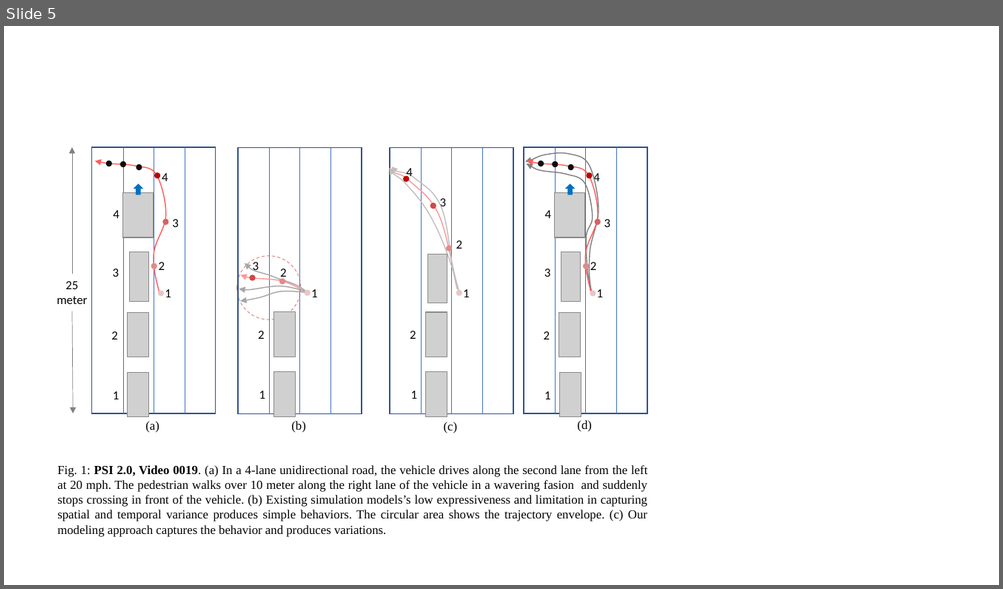
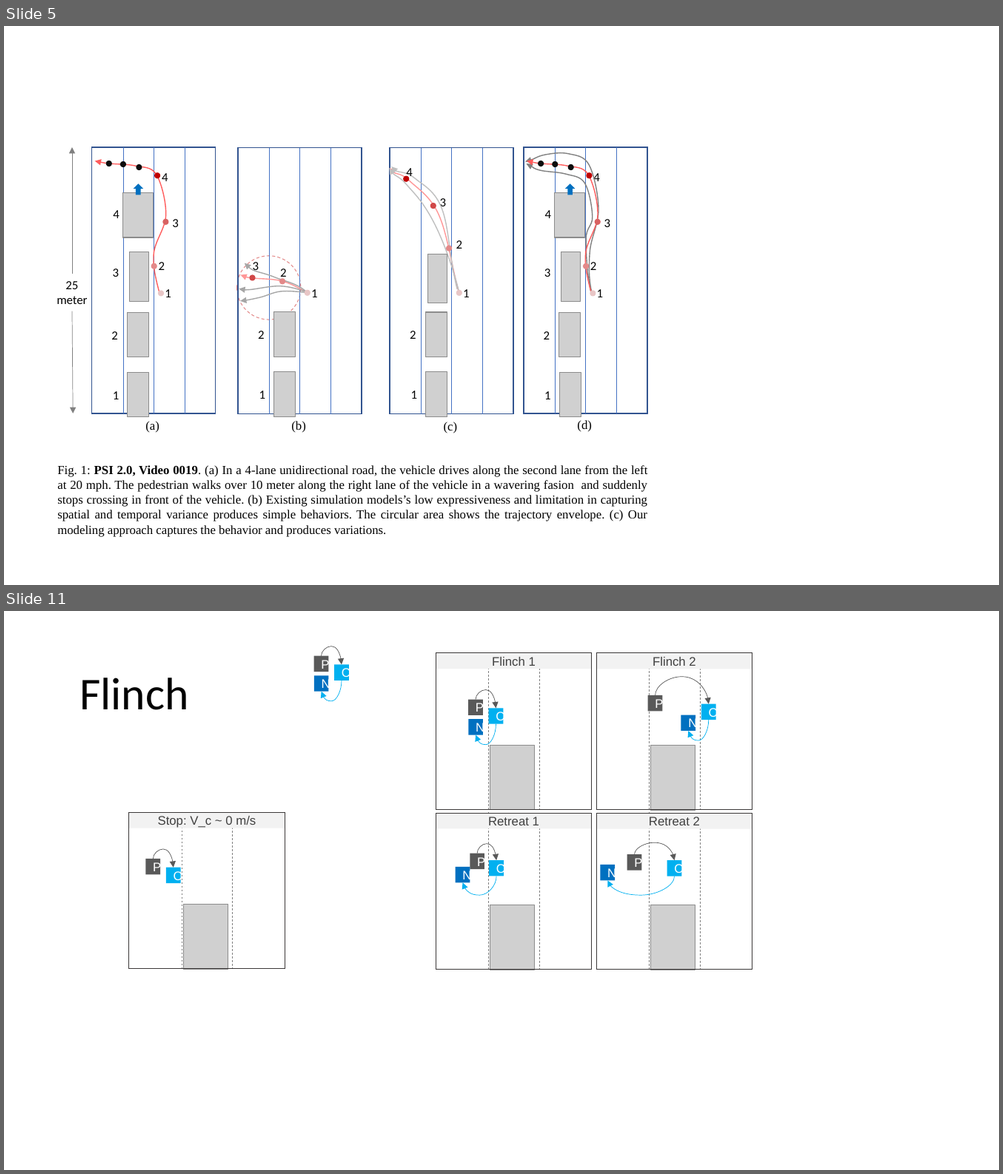
Before and after one commit to adhocmaster/carla-jaywalker-experiments, a slide deck: docs/NavPath.pptx. Shown one above the other, each under a label of ours: slide 5 before the commit, slides 5 and 11 after it; the slides between them are not shown. The pictures are 1003x589 and 1003x1174 pixels, drawn with LibreOffice and Linux fonts; fonts in the diff are those of the drawing; grey boxes stand for pictures. Boxes give left, top, right and bottom in pixels: in the first picture for what was removed or moved away, otherwise in the second. Text is boxed around its words. In the diff, an @@ line names an element or a change of style, - is before the commit and + after.

```diff
--- a/docs/NavPath.pptx
+++ b/docs/NavPath.pptx
@@ slide 11 added at [4,611,999,1170], background #FFFFFF @@
@@ title added at [79,678,188,710], 44 pt, text #000000 @@
+Flinch
@@ group added at [313,646,350,701]: 3 rectangles, 2 curved arrows @@
+C
+P
+N
@@ group added at [597,652,752,810]: 5 rectangles, 2 lines, 2 curved arrows, 1 picture @@
+Flinch 2
+C
+P
+N
@@ group added at [436,652,592,810]: 5 rectangles, 2 lines, 2 curved arrows, 1 picture @@
+Flinch 1
+C
+P
+N
@@ group added at [128,812,284,970]: 4 rectangles, 2 lines, 1 picture, 1 curved arrow @@
+Stop: V_c ~ 0 m/s
+C
+P
@@ group added at [436,812,592,970]: 5 rectangles, 2 lines, 2 curved arrows, 1 picture @@
+Retreat 1
+C
+P
+N
@@ group added at [597,812,752,970]: 5 rectangles, 2 lines, 2 curved arrows, 1 picture @@
+Retreat 2
+C
+P
+N
```
Also in this commit, not shown: 6 other slides added, 8 other files.
